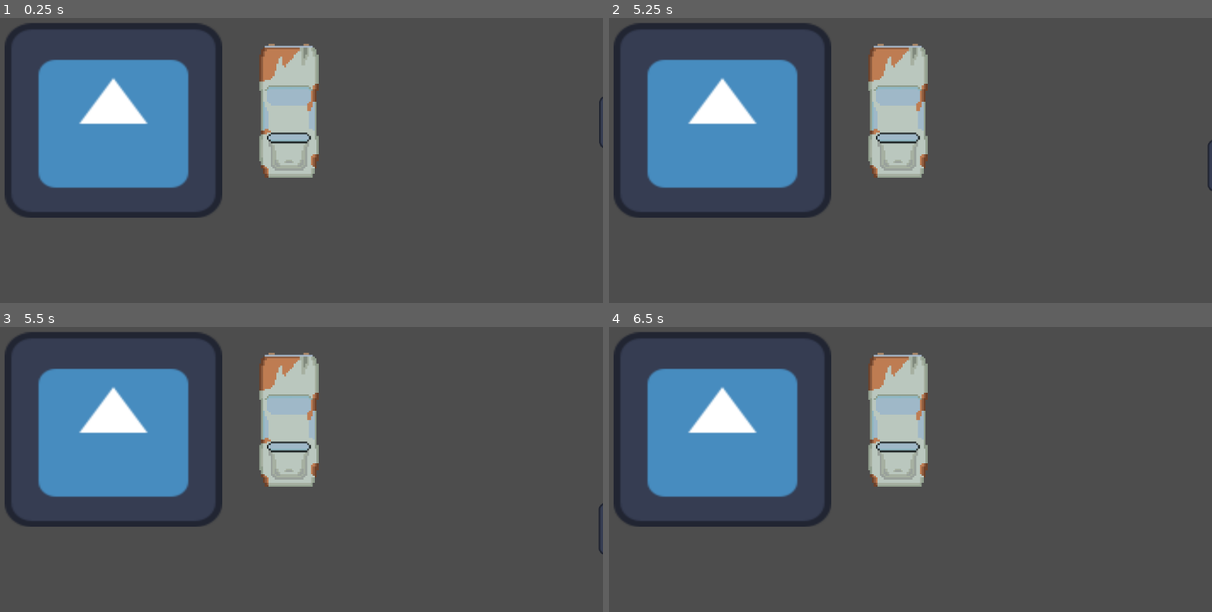
Above: before the commit, frames 1-4 (two rows, left to right).
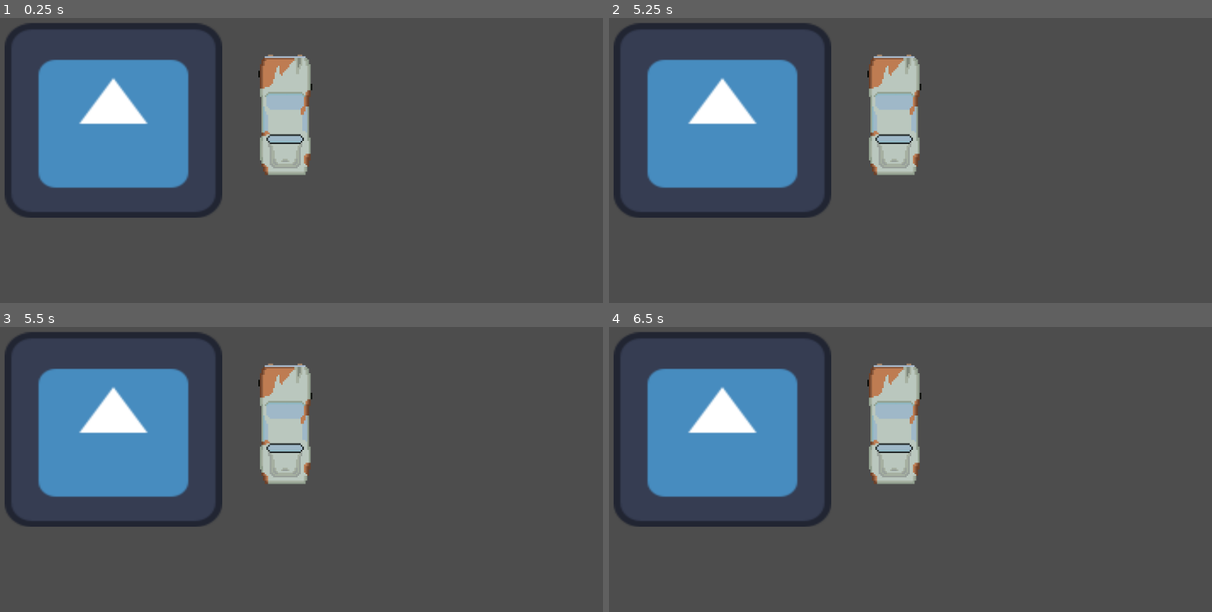
Above: after the commit, the same moments.

Repository: Ivan-Sardi/Juego-Godot
Game: Godot game, scene res://Escenas/main.tscn
Two runs of this game, one before a commit and one after it. Both use one fixed random seed, a clock stepped at 60 frames per second and the inputs below. The engine's default icon, where the game draws it, is replaced by a stand-in: a white triangle on a blue panel in a dark square.
Inputs:
- Up to frame 1 (0.25 s): no input
- Up to frame 2 (5.25 s): tap Enter at 0.5, 2, 3.5 s; hold D (Right) 0.53-1.28 s; hold E (Interact) 0.53-1.28 s; tap Space at 1.25, 2.75, 4.25 s; hold S (Down) 1.28-2.03 s; tap E (Interact) at 1.35, 2.85, 4.35 s; hold D (Right) 2.03-2.78 s; hold E (Interact) 2.03-2.78 s; hold W (Up) 2.78-3.53 s; hold E (Interact) 3.53-4.28 s; hold A (Left) 3.53-5.03 s; hold S (Down) from 5.03 s (still down); hold E (Interact) from 5.03 s (still down)
- Up to frame 3 (5.5 s): keep holding S (Down); keep holding E (Interact)
- Up to frame 4 (6.5 s): release S (Down) at 5.78 s; release E (Interact) at 5.78 s; hold D (Right) from 5.78 s (still down); tap E (Interact) at 5.85 s

The runs differ from the first frame. In frame 1, 2.4% of the frame differs, in the area x 42-100%, y 9-57%; in frame 2, 2.4%; in frame 3, 2.4%; in frame 4, 2.3%.

Commit message:
Animaciones
Agregue las animaciones de doblar, cuando el auto gira

Diff:
--- a/Escenas/auto.gd
+++ b/Escenas/auto.gd
@@ -12,8 +12,8 @@
 var driving = false           # Si el jugador está manejando el auto o no
 
 # --- Estados del vehículo ---
-enum State { IDLE, DRIVE, DEAD }
-var state = State.IDLE
+enum State { FORWARD, TURN_LEFT, TURN_RIGHT }
+var state = State.FORWARD
 
 # --- Función que se ejecuta en cada frame de física ---
 func _physics_process(delta: float) -> void:
@@ -21,60 +21,74 @@
 		# Si no se está manejando, el coche no se mueve
 		return
 
+	# -- Animaciones --
 	match state:
+		State.FORWARD:
+			$AnimatedSprite2D.play("Forward")
+			# Cambio
+			if Input.is_action_pressed("Left"):
+				state = State.TURN_LEFT
+			if Input.is_action_pressed("Right"):
+				state = State.TURN_RIGHT
+		State.TURN_LEFT:
+			$AnimatedSprite2D.play("Turn_left")
+			# Cambio
+			if not Input.is_action_pressed("Left"):
+				if Input.is_action_pressed("Right"):
+					state = State.TURN_RIGHT
+				else:
+					state = State.FORWARD
+		State.TURN_RIGHT:
+			$AnimatedSprite2D.play("Turn_right")
+			# Cambio
+			if not Input.is_action_pressed("Right"):
+				if Input.is_action_pressed("Left"):
+					state = State.TURN_LEFT
+				else:
+					state = State.FORWARD
 
-		State.IDLE:
+	# --- Controles de aceleración y freno ---
+	if Input.is_action_pressed("Up"):
+		# Acelera hacia adelante
+		speed += acceleration * delta
+		# Aumenta la velocidad de doblado
+		if speed > 10:
+			turn_speed += 0.4 * delta
+		elif speed < 0:
+			turn_speed -= 0.4 * delta
+	elif Input.is_action_pressed("Down"):
+		# Acelera hacia atrás (reversa)
+		speed -= acceleration * delta
+		# Aumenta la velocidad de doblado
+		if speed > 0:
+			turn_speed -= 0.4 * delta
+		elif speed < 5:
+			turn_speed += 0.4 * delta
+	else:
+		# Si no se presiona nada, aplica fricción para ir frenando y disminuye la velocidad de doblado
+		if abs(speed) > 0:
+			# move_toward reduce "speed" hacia 0 gradualmente
+			speed = move_toward(speed, 0, friction * delta)
+			turn_speed -= 0.4 * delta
+		if speed < 0:
+			turn_speed -= 0.4 * delta
 
-			# AGREGAR ANIMACION
+	# Limita la velocidad dentro de los máximos definidos
+	speed = clamp(speed, -max_reverse, max_forward)
+	turn_speed = clamp(turn_speed, 0, turn_max)
 
-			# -- Cambio --
-			if Input.is_action_just_pressed("Up") or Input.is_action_just_pressed("Down"):
-				state = State.DRIVE
+	# --- Controles de giro ---
+	if abs(speed) > 10:  # Solo permite girar si el auto está moviéndose (evita girar en el lugar)
+		if Input.is_action_pressed("Left"):
+			rotation -= turn_speed * delta * sign(speed)
+		elif Input.is_action_pressed("Right"):
+			rotation += turn_speed * delta * sign(speed)
 
-		State.DRIVE:
+	# --- Movimiento según la rotación actual ---
+	var direction := Vector2.RIGHT.rotated(rotation)
 
-			# --- Controles de aceleración y freno ---
-			if Input.is_action_pressed("Up"):
-				# Acelera hacia adelante
-				speed += acceleration * delta
-				# Aumenta la velocidad de doblado
-				if speed > 10:
-					turn_speed += 0.4 * delta
-				elif speed < 0:
-					turn_speed -= 0.4 * delta
-			elif Input.is_action_pressed("Down"):
-				# Acelera hacia atrás (reversa)
-				speed -= acceleration * delta
-				# Aumenta la velocidad de doblado
-				if speed > 0:
-					turn_speed -= 0.4 * delta
-				elif speed < 5:
-					turn_speed += 0.4 * delta
-			else:
-				# Si no se presiona nada, aplica fricción para ir frenando y disminuye la velocidad de doblado
-				if abs(speed) > 0:
-					# move_toward reduce "speed" hacia 0 gradualmente
-					speed = move_toward(speed, 0, friction * delta)
-					turn_speed -= 0.4 * delta
-				if speed < 0:
-					turn_speed -= 0.4 * delta
-
-			# Limita la velocidad dentro de los máximos definidos
-			speed = clamp(speed, -max_reverse, max_forward)
-			turn_speed = clamp(turn_speed, 0, turn_max)
-
-			# --- Controles de giro ---
-			if abs(speed) > 10:  # Solo permite girar si el auto está moviéndose (evita girar en el lugar)
-				if Input.is_action_pressed("Left"):
-					rotation -= turn_speed * delta * sign(speed)
-				elif Input.is_action_pressed("Right"):
-					rotation += turn_speed * delta * sign(speed)
-
-			# --- Movimiento según la rotación actual ---
-			var direction := Vector2.RIGHT.rotated(rotation)
-
-			# Calcula la velocidad final aplicando dirección y velocidad
-			velocity = direction * speed * delta
+	# Calcula la velocidad final aplicando dirección y velocidad
+	velocity = direction * speed * delta
 
 	# Mueve el cuerpo y detecta colisiones automáticamente
 	move_and_collide(velocity)
--- a/Escenas/main.tscn
+++ b/Escenas/main.tscn
@@ -1,16 +1,105 @@
-[gd_scene load_steps=8 format=3 uid="uid://bi88ekxqgv8if"]
+[gd_scene load_steps=25 format=3 uid="uid://bi88ekxqgv8if"]
 
 [ext_resource type="Script" uid="uid://dwks6fvyhtu84" path="res://Scripts/main.gd" id="1_0kh0y"]
 [ext_resource type="Script" uid="uid://clo4j0ymh6yv4" path="res://Scripts/player.gd" id="1_vt1rs"]
 [ext_resource type="Texture2D" uid="uid://c2s7bospkvarf" path="res://Sprites/icon.svg" id="2_0kh0y"]
 [ext_resource type="Script" uid="uid://dcd5nv18oca66" path="res://Escenas/auto.gd" id="3_2ia52"]
-[ext_resource type="Texture2D" uid="uid://bcoofq8rru4up" path="res://Sprites/Auto.png" id="3_7xwpo"]
+[ext_resource type="Texture2D" uid="uid://v011hwaf18f5" path="res://Sprites/pj.png" id="4_2ia52"]
+[ext_resource type="Texture2D" uid="uid://b7w6pyhlp5aa1" path="res://Sprites/autito1 girando_iz2.png" id="6_i4rd6"]
+[ext_resource type="Texture2D" uid="uid://rtw447m0xuli" path="res://Sprites/autito1 girando_iz3.png" id="7_7ndum"]
+[ext_resource type="Texture2D" uid="uid://duh4n6aajimfi" path="res://Sprites/autito1 girando_iz4.png" id="8_c7rjx"]
+[ext_resource type="Texture2D" uid="uid://b80a5iklf8fih" path="res://Sprites/autito1 girando1.png" id="9_3pd83"]
+[ext_resource type="Texture2D" uid="uid://b7og2ouqrv5nb" path="res://Sprites/autito1 girando2.png" id="10_c8ola"]
+[ext_resource type="Texture2D" uid="uid://bulbvpkx4a8we" path="res://Sprites/autito1 girando3.png" id="11_y8e5y"]
+[ext_resource type="Texture2D" uid="uid://d3eqedugkb8ey" path="res://Sprites/autito1 girando4.png" id="12_le4xx"]
 
 [sub_resource type="RectangleShape2D" id="RectangleShape2D_7xwpo"]
 size = Vector2(88.624146, 37.382607)
 
+[sub_resource type="AtlasTexture" id="AtlasTexture_s2ilj"]
+atlas = ExtResource("9_3pd83")
+region = Rect2(0, 0, 128, 64)
+
+[sub_resource type="AtlasTexture" id="AtlasTexture_i4rd6"]
+atlas = ExtResource("6_i4rd6")
+region = Rect2(0, 0, 128, 64)
+
+[sub_resource type="AtlasTexture" id="AtlasTexture_7ndum"]
+atlas = ExtResource("7_7ndum")
+region = Rect2(0, 0, 128, 64)
+
+[sub_resource type="AtlasTexture" id="AtlasTexture_c7rjx"]
+atlas = ExtResource("8_c7rjx")
+region = Rect2(0, 0, 128, 64)
+
+[sub_resource type="AtlasTexture" id="AtlasTexture_c8ola"]
+atlas = ExtResource("10_c8ola")
+region = Rect2(0, 0, 128, 64)
+
+[sub_resource type="AtlasTexture" id="AtlasTexture_y8e5y"]
+atlas = ExtResource("11_y8e5y")
+region = Rect2(0, 0, 128, 64)
+
+[sub_resource type="AtlasTexture" id="AtlasTexture_le4xx"]
+atlas = ExtResource("12_le4xx")
+region = Rect2(0, 0, 128, 64)
+
+[sub_resource type="SpriteFrames" id="SpriteFrames_ktoa8"]
+animations = [{
+"frames": [{
+"duration": 1.0,
+"texture": SubResource("AtlasTexture_s2ilj")
+}],
+"loop": true,
+"name": &"Forward",
+"speed": 5.0
+}, {
+"frames": [{
+"duration": 1.0,
+"texture": SubResource("AtlasTexture_i4rd6")
+}, {
+"duration": 1.0,
+"texture": SubResource("AtlasTexture_7ndum")
+}, {
+"duration": inf,
+"texture": SubResource("AtlasTexture_c7rjx")
+}],
+"loop": false,
+"name": &"Turn_left",
+"speed": 5.0
+}, {
+"frames": [{
+"duration": 1.0,
+"texture": SubResource("AtlasTexture_c8ola")
+}, {
+"duration": 1.0,
+"texture": SubResource("AtlasTexture_y8e5y")
+}, {
+"duration": inf,
+"texture": SubResource("AtlasTexture_le4xx")
+}],
+"loop": false,
+"name": &"Turn_right",
+"speed": 5.0
+}]
+
 [sub_resource type="RectangleShape2D" id="RectangleShape2D_2ia52"]
 size = Vector2(129.32562, 138.22406)
+
+[sub_resource type="AtlasTexture" id="AtlasTexture_crgrh"]
+atlas = ExtResource("4_2ia52")
+region = Rect2(0, 0, 48, 48)
+
+[sub_resource type="SpriteFrames" id="SpriteFrames_s2ilj"]
+animations = [{
+"frames": [{
+"duration": 1.0,
+"texture": SubResource("AtlasTexture_crgrh")
+}],
+"loop": true,
+"name": &"Idle",
+"speed": 5.0
+}]
 
 [node name="Main" type="Node2D"]
 script = ExtResource("1_0kh0y")
@@ -19,12 +108,6 @@
 position = Vector2(246, 395)
 rotation = -1.5707964
 script = ExtResource("3_2ia52")
-
-[node name="Sprite2D" type="Sprite2D" parent="Car"]
-texture_filter = 1
-position = Vector2(4.0000105, 5)
-scale = Vector2(3.3354642, 3.5021555)
-texture = ExtResource("3_7xwpo")
 
 [node name="Car" type="Area2D" parent="Car"]
 position = Vector2(4.999999, 270)
@@ -38,15 +121,15 @@
 [node name="Camera2D" type="Camera2D" parent="Car"]
 position = Vector2(6.999999, 18)
 
+[node name="AnimatedSprite2D" type="AnimatedSprite2D" parent="Car"]
+texture_filter = 1
+scale = Vector2(3, 3)
+sprite_frames = SubResource("SpriteFrames_ktoa8")
+animation = &"Turn_left"
+
 [node name="Player" type="CharacterBody2D" parent="."]
 position = Vector2(-13, -77)
 script = ExtResource("1_vt1rs")
-
-[node name="Sprite2D" type="Sprite2D" parent="Player"]
-texture_filter = 1
-position = Vector2(894.1875, 455.7701)
-scale = Vector2(0.75292987, 0.7620331)
-texture = ExtResource("2_0kh0y")
 
 [node name="Area2D" type="Area2D" parent="Player"]
 position = Vector2(894.1875, 455.7701)
@@ -61,6 +144,13 @@
 position = Vector2(894, 455)
 scale = Vector2(0.99999994, 1)
 
+[node name="AnimatedSprite2D" type="AnimatedSprite2D" parent="Player"]
+texture_filter = 1
+position = Vector2(894, 455)
+scale = Vector2(2, 1.814)
+sprite_frames = SubResource("SpriteFrames_s2ilj")
+animation = &"Idle"
+
 [node name="Sprite2D" type="Sprite2D" parent="."]
 position = Vector2(-59, 376)
 scale = Vector2(3.125, 2.8046875)
--- a/Scripts/player.gd
+++ b/Scripts/player.gd
@@ -5,7 +5,7 @@
 var exist = true # Booleano para saber si esta o no siendo controlado el personaje
 
 # -- Referencia a objetos --
-@onready var sprite = $Sprite2D
+@onready var sprite = $AnimatedSprite2D
 
 
 # -- Distintos estados --
Binary file added: Sprites/autito1 girando1.png
Not shown, added: Sprites/autito1 girando1.png.import
Binary file added: Sprites/autito1 girando2.png
Not shown, added: Sprites/autito1 girando2.png.import
Binary file added: Sprites/autito1 girando3.png
Not shown, added: Sprites/autito1 girando3.png.import
Binary file added: Sprites/autito1 girando4.png
Not shown, added: Sprites/autito1 girando4.png.import
Binary file added: Sprites/autito1 girando_iz1.png
Not shown, added: Sprites/autito1 girando_iz1.png.import
Binary file added: Sprites/autito1 girando_iz2.png
Not shown, added: Sprites/autito1 girando_iz2.png.import
(and 6 more such lines)
